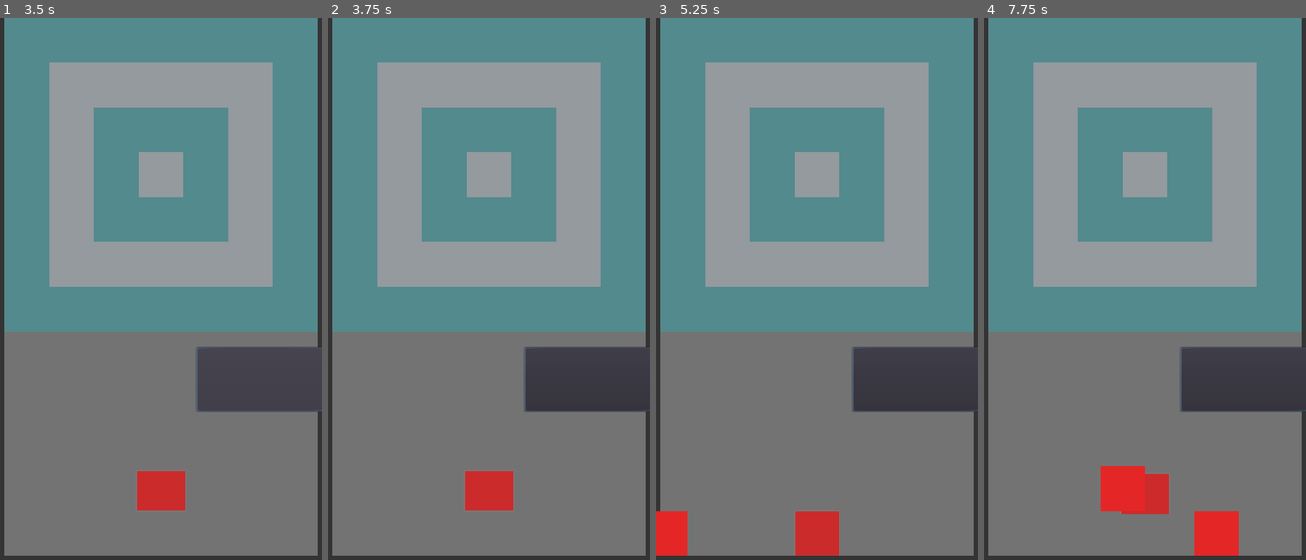
Above: before the commit, frames 1-4 (left to right).
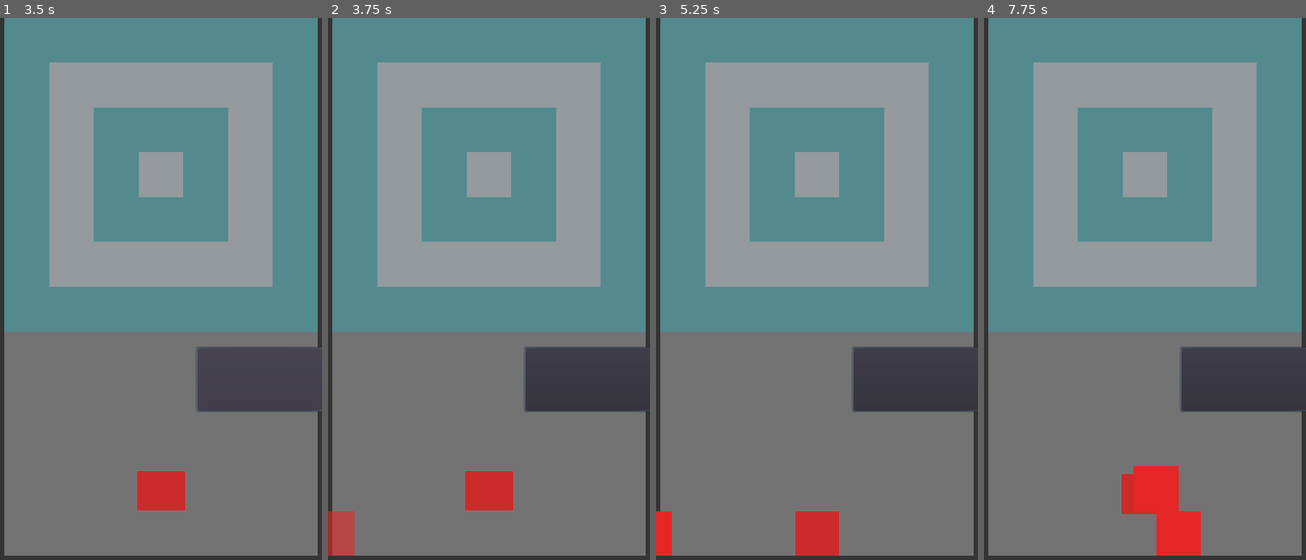
Above: after the commit, the same moments.

Repository: funexpected/jamper
Game: Godot game, scene res://level.tscn
Same seed, same stepped clock (60 frames per second), same inputs: the game is played once before the commit and once after it. This scene is started directly instead of the project's main scene.
Inputs (mouse positions are in pixels of both pictures, inside the frame that each line leads up to):
- Up to frame 1 (3.5 s): click (260, 381) at 0.5 s; tap Enter at 1.25 s; move the mouse to (231, 278) at 1.27 s; click (231, 278) at 1.42 s; click (260, 381) at 2 s; click (260, 381) at 2.75 s
- Up to frame 2 (3.75 s): move the mouse to (424, 332) at 3.52 s; click (424, 332) at 3.67 s
- Up to frame 3 (5.25 s): move the mouse to (849, 180) at 4.27 s; click (849, 180) at 4.42 s; move the mouse to (800, 419) at 5.02 s; click (800, 419) at 5.17 s
- Up to frame 4 (7.75 s): move the mouse to (1241, 391) at 5.77 s; click (1241, 391) at 5.92 s; tap Space at 6.5 s; move the mouse to (1048, 218) at 6.52 s; click (1048, 218) at 6.67 s; move the mouse to (1161, 305) at 7.27 s; click (1161, 305) at 7.42 s

Frame 1 is identical in both runs. In frame 2, 0.7% of the frame differs, in the area x 0-9%, y 91-100%; in frame 3, 0.4%; in frame 4, 3.7%, in the area x 36-80%, y 82-100%.

Commit message:
[spawner] correct speed bullets and distance

Diff:
--- a/spawner.gd
+++ b/spawner.gd
@@ -7,7 +7,7 @@
 export var next_bullet = 0
 export var MESH_SIZE = 7
 export var SEGMENT_SIZE = 150
-export var default_speed = 3.33
+export var default_speed = 3
 
 export var tick_offset = 0
 
@@ -49,16 +49,16 @@
 	self.add_child(a)
 	if queue_color:
 		a.color = queue_color[next_bullet]
-	var tween_speed = (MESH_SIZE + 4) / speed
+	var tween_speed = (MESH_SIZE + 5) / speed
 	if position.x > 0:
 		emit_color_bulet(speed, a.color)
 		a.position.x += SEGMENT_SIZE * 0.5 + SEGMENT_SIZE * 3
-		yield(tw.ip(a, "position:x", a.position.x, a.position.x - (MESH_SIZE + 4) * SEGMENT_SIZE, tween_speed),
+		yield(tw.ip(a, "position:x", a.position.x, a.position.x - (MESH_SIZE + 5) * SEGMENT_SIZE, tween_speed),
 			"tween_completed")
 	elif position.x < 0:
 		emit_color_bulet(speed, a.color)
 		a.position.x -= SEGMENT_SIZE * 0.5 + SEGMENT_SIZE * 3
-		yield(tw.ip(a, "position:x", a.position.x, a.position.x + (MESH_SIZE + 4) * SEGMENT_SIZE, tween_speed),
+		yield(tw.ip(a, "position:x", a.position.x, a.position.x + (MESH_SIZE + 5) * SEGMENT_SIZE, tween_speed),
 			"tween_completed")
 	a.queue_free()
 
